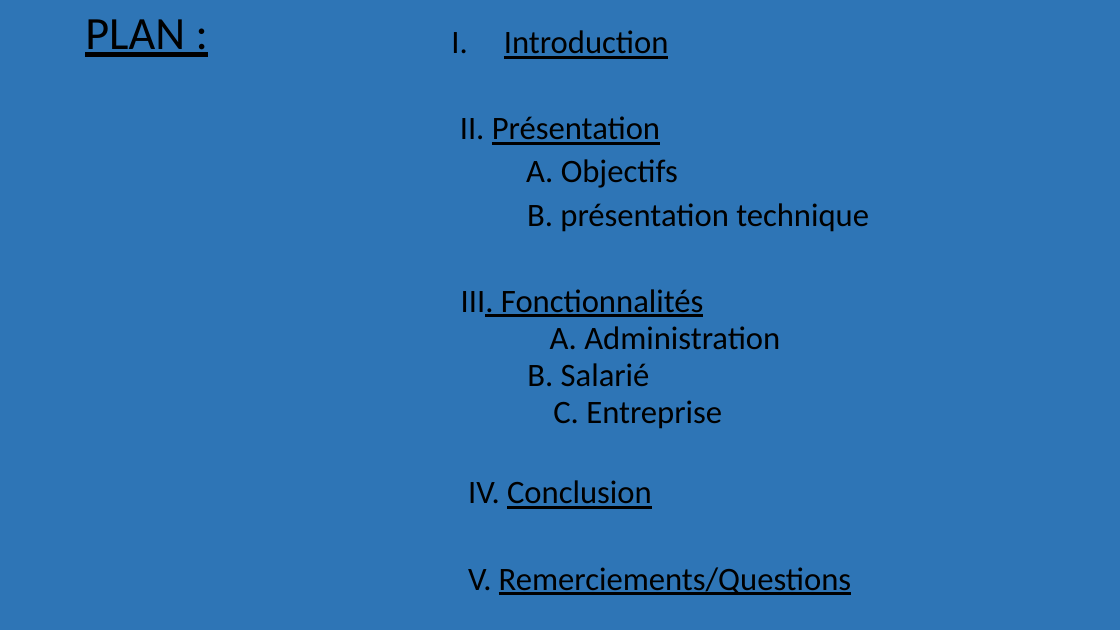
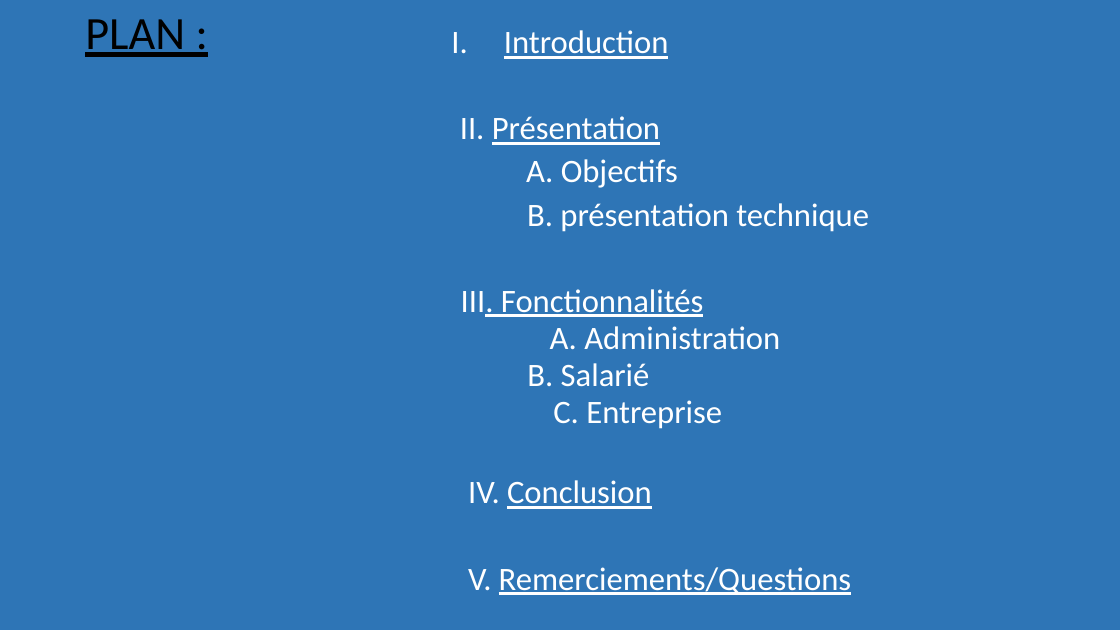
Before and after one commit to Nadia78/easyhr2, a slide deck: slide 2 of bdd/Easyhr.pptx. Drawn at 1120x630 pixels with LibreOffice and Linux fonts; fonts in the diff are those of the drawing. Boxes give left, top, right and bottom in pixels: in the first picture for what was removed or moved away, otherwise in the second. Text is boxed around its words. In the diff, an @@ line names an element or a change of style, - is before the commit and + after.

```diff
--- a/bdd/Easyhr.pptx
+++ b/bdd/Easyhr.pptx
@@ text "Introduction" at [460, 30, 869, 595]: text colour #000000 to #FFFFFF @@
```
Also in this commit, not shown: 4 other slides changed.
